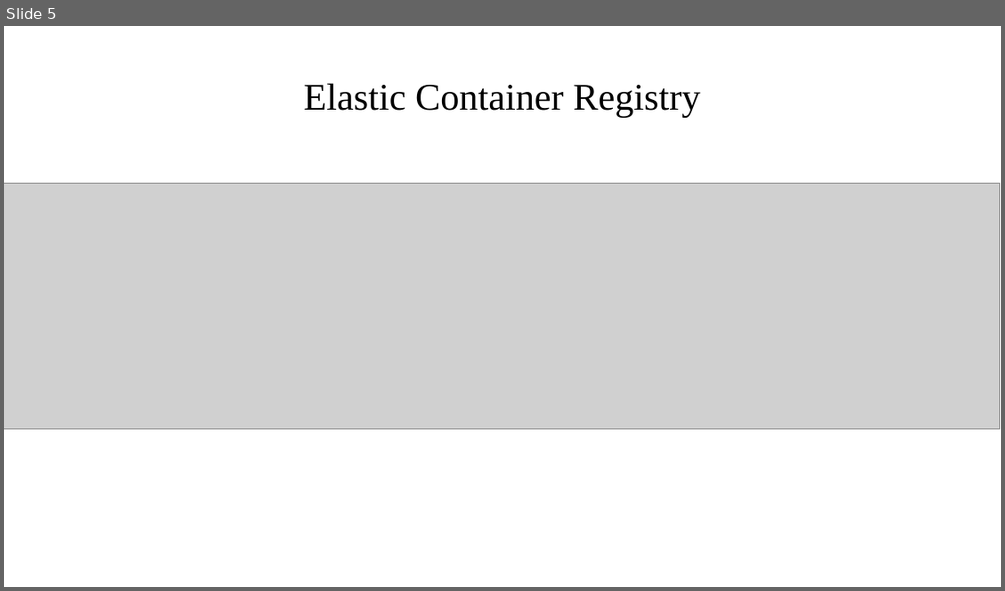
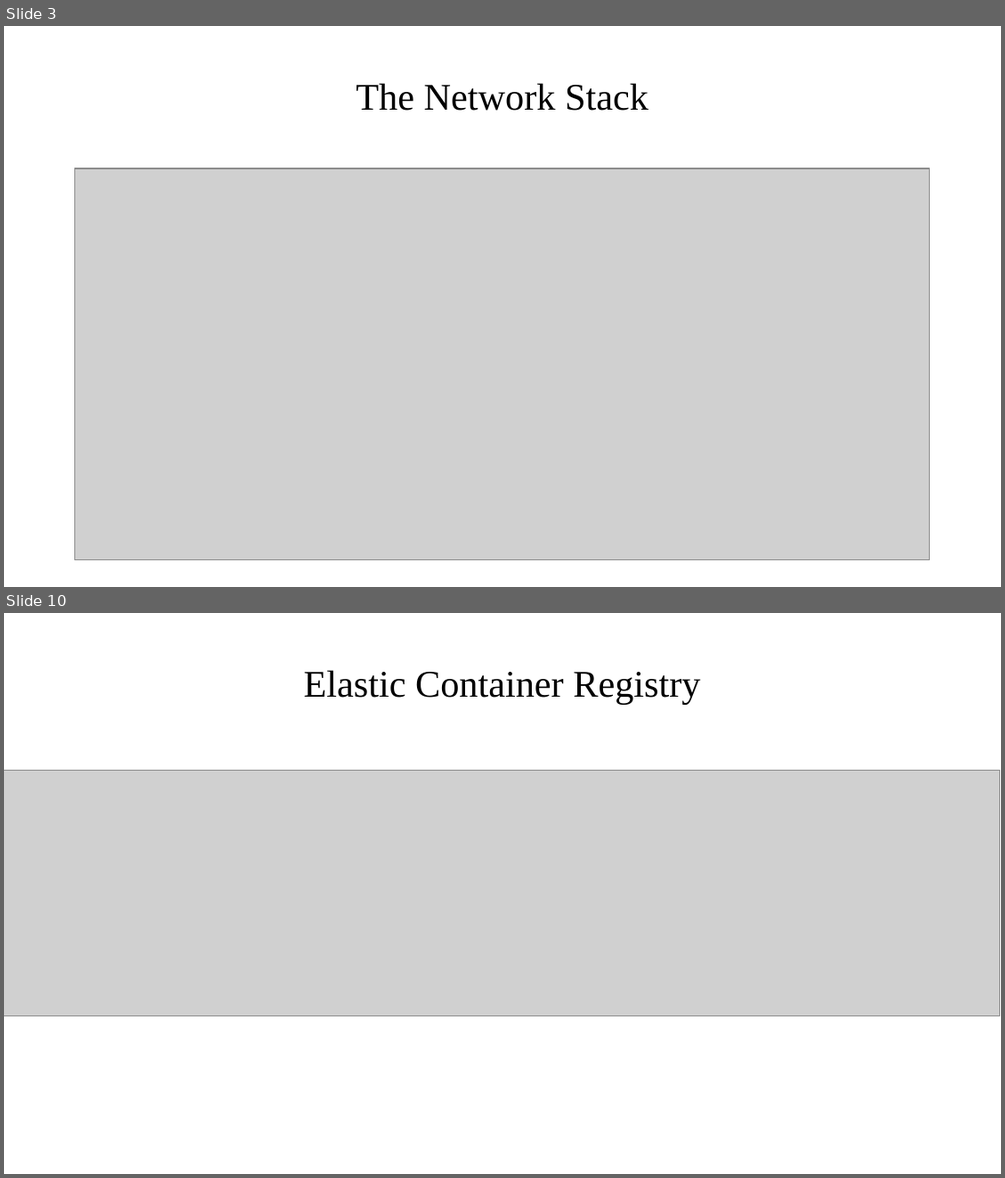
Before and after one commit to vmalani27/bvm_internship_project_12, a slide deck: AWS Architecture documentation.odp. Shown one above the other, each under a label of ours: slide 5 before the commit, slides 3 and 10 after it; the slides between them are not shown. The pictures are 1005x591 and 1005x1178 pixels, drawn with LibreOffice and Linux fonts; fonts in the diff are those of the drawing; grey boxes stand for pictures. Boxes give left, top, right and bottom in pixels: in the first picture for what was removed or moved away, otherwise in the second. Text is boxed around its words. In the diff, an @@ line names an element or a change of style, - is before the commit and + after.

```diff
--- a/AWS Architecture documentation.odp
+++ b/AWS Architecture documentation.odp
@@ slide 3 added at [4,26,1001,587], background #FFFFFF @@
@@ title added at [356,83,648,111], 30 pt, text #000000 @@
+The Network Stack
@@ picture added at [74,168,930,560] @@
@@ what was slide 5 is now slide 10 @@
```
Also in this commit, not shown: 2 slides changed, 7 other slides added, 5 slides removed, 11 other files.
